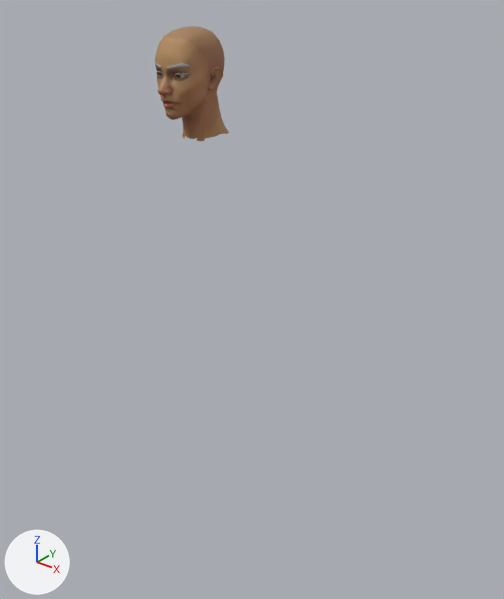
The glTF model cliente-godot/assets/chars/body_female.glb, before and after one commit.
One viewpoint serves both versions: a camera (50 mm lens) standing at (1.356, -1.421, 1.922) and looking at (0.106, 0.142, 0.953). Arrows for +X, +Y and +Z are at lower left; the lights stay in place. The picture after the commit comes second. Vertices at exactly the same position are counted once.

Objects in the first picture: 'Superhero_Female' and 2 more.
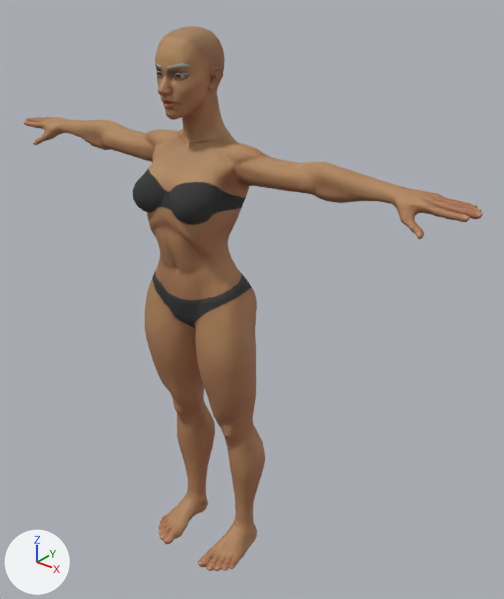
Where the change shows, as pixel boxes (x1, y1, x2, y2) in the pictures (504 x 599 px):
'Superhero_Female', reshaped (515% wider, 371% taller): before (155, 26, 229, 141); after (23, 26, 483, 571)
part 1 of me_superhero_female, added (brown): after (23, 117, 483, 571)

Edits to the bpy script that builds the scene:
```text
Change me_superhero_female:
    used by ob_superhero_female; location = (0.0, 0.0, 0.0)
    remove me_superhero_female.from_pydata(...)  # 1587 vertices, 3138 faces; spans x -0.089..0.089, y -0.112..0.113, z 1.472..1.767
    add me_superhero_female.from_pydata(...)  # 6408 vertices, 12812 faces; spans x -0.834..0.834, y -0.14..0.162, z -0.008..1.767
    me_superhero_female part 1: 4821 vertices added at x -0.834..0.834, y -0.14..0.162, z -0.008..1.484
```
